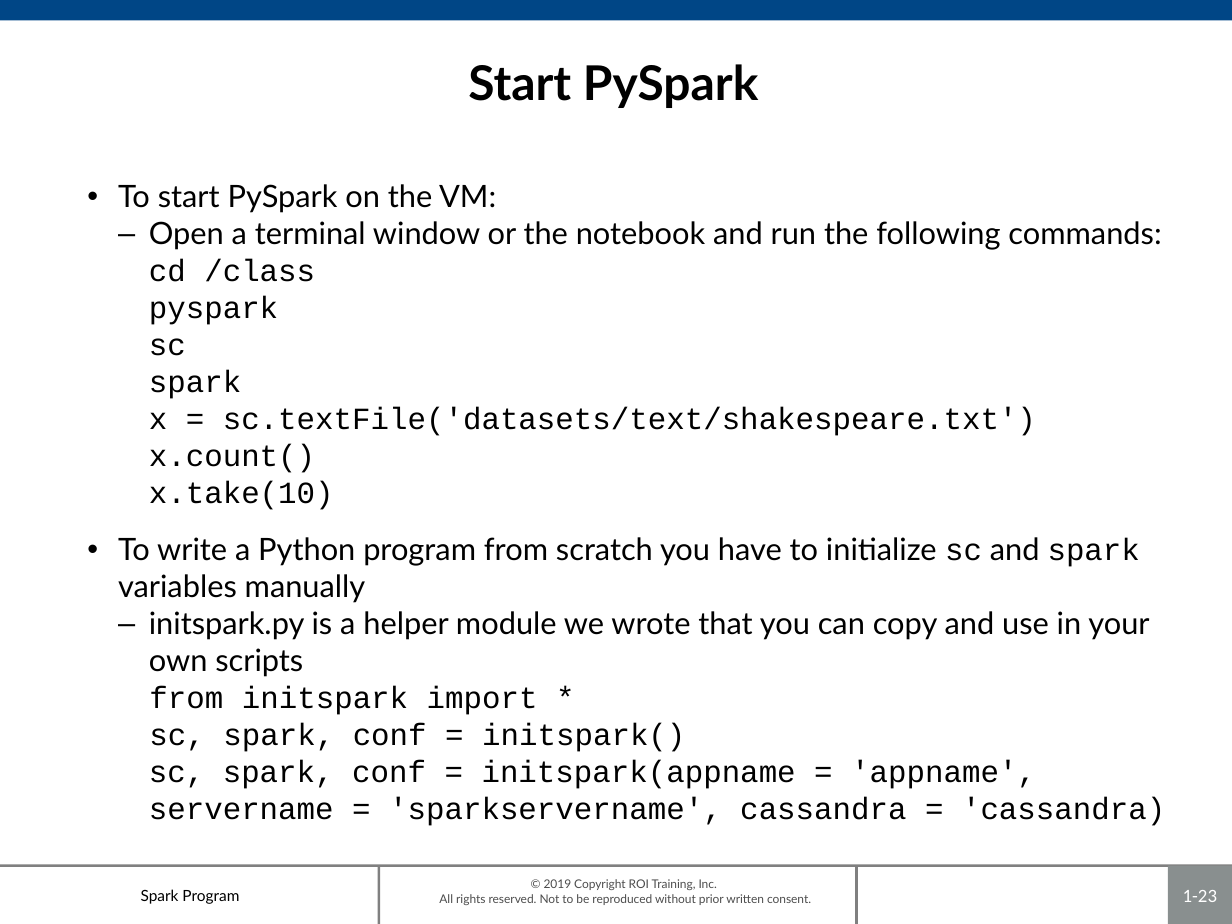
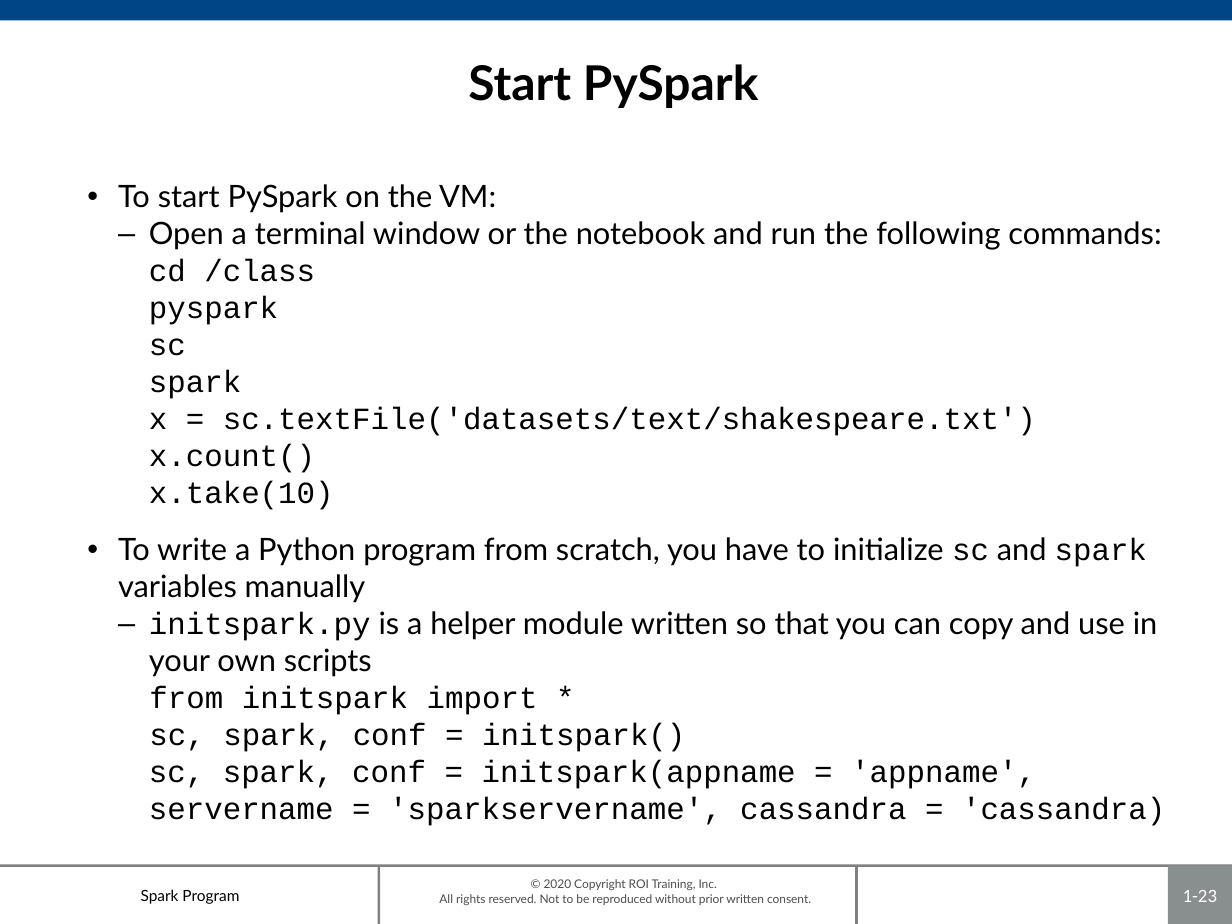
Before and after one commit to roitraining/SparkProgram, a slide deck: slide 23 of Day1/Day1_IntroToSpark.pptx. Drawn at 1232x924 pixels with LibreOffice and Linux fonts; fonts in the diff are those of the drawing; background and template pictures are left out. Boxes give left, top, right and bottom in pixels: in the first picture for what was removed or moved away, otherwise in the second. Text is boxed around its words. In the diff, an @@ line names an element or a change of style, - is before the commit and + after.

```diff
--- a/Day1/Day1_IntroToSpark.pptx
+++ b/Day1/Day1_IntroToSpark.pptx
@@ text at [118, 537, 1158, 677]: text changed @@
-• To write a Python program from scratch you have to initialize sc and spark variables manually
-  – initspark.py is a helper module we wrote that you can copy and use in your own scripts
+• To write a Python program from scratch, you have to initialize sc and spark variables manually
+  – initspark.py is a helper module written so that you can copy and use in your own scripts
@@ text at [439, 879, 811, 905]: text changed @@
-© 2019 Copyright ROI Training, Inc.
-All rights reserved. Not to be reproduced without prior written consent.
+© 2020 Copyright ROI Training, Inc.
+All rights reserved. Not to be reproduced without prior written consent.
```
Also in this commit, not shown: 30 other slides changed, 1 other file.
